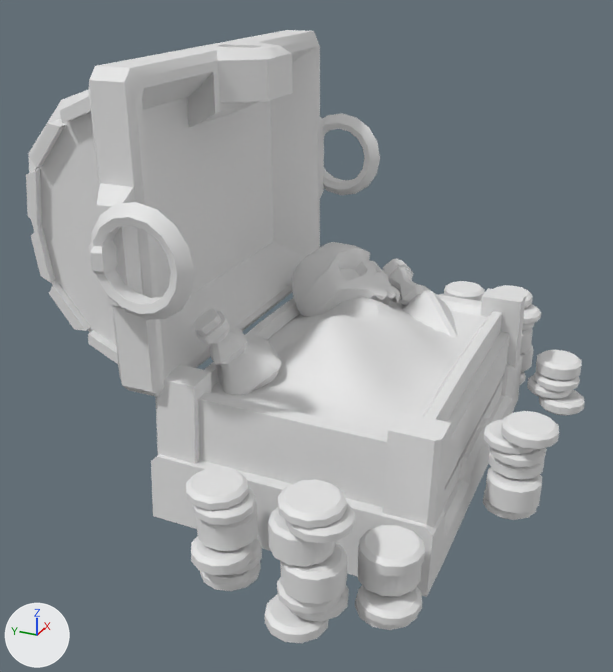
Before and after pictures for a commit that changed the glTF model src/assets/glb/kits/pirate/props/Chest_Gold.glb.
Both versions are drawn from a 50 mm lens placed at (-228.7, -84.6, 152.3), pointed at (-8.7, 14.4, 42.3). Every picture has the same lights, and +X, +Y and +Z are marked at lower left. The picture after the commit comes second. Where no turn or scale is listed for an object, it has been applied to the vertices.

In view in the first picture: 'Prop_Chest_Gold'.
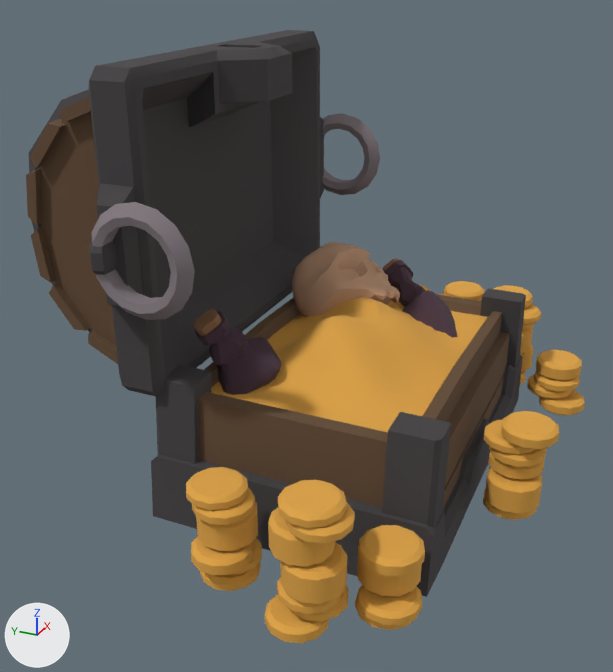
The newer file is also rescaled (x0.01) as a whole; pictures and numbers use the older file's frame.

Pixel boxes [x1, y1, x2, y2] of what changed, in the pictures (613 x 672 px):
```json
{"object": "Prop_Chest_Gold", "change": "surface changed", "before": [26, 30, 585, 643], "after": [26, 30, 585, 643], "on screen": "darker"}
```

Edits to the scene script, one JSON object a line:
```json
{"op": "add", "block": "img_atlas_pirate", "code": ["img_atlas_pirate = load_image('Atlas_Pirate', '_unpacked/Atlas_Pirate', 32, 32, 'sRGB')"]}
{"op": "remove", "block": "mat_atlas", "code": "mat_atlas.base_color = (0.8, 0.8, 0.8)  # white #e7e7e7"}
{"op": "add", "block": "mat_atlas", "code": "mat_atlas.texture = img_atlas_pirate"}
{"op": "set", "path": "mat_atlas.roughness", "old": "0.553", "new": "1.0"}
```
